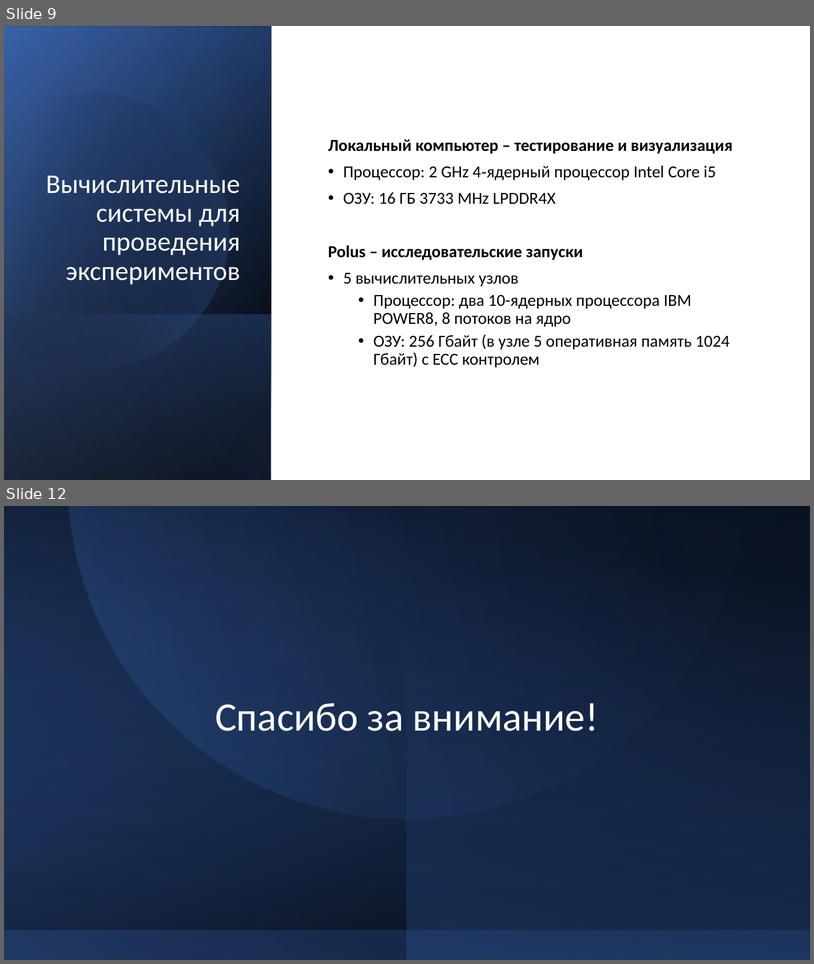
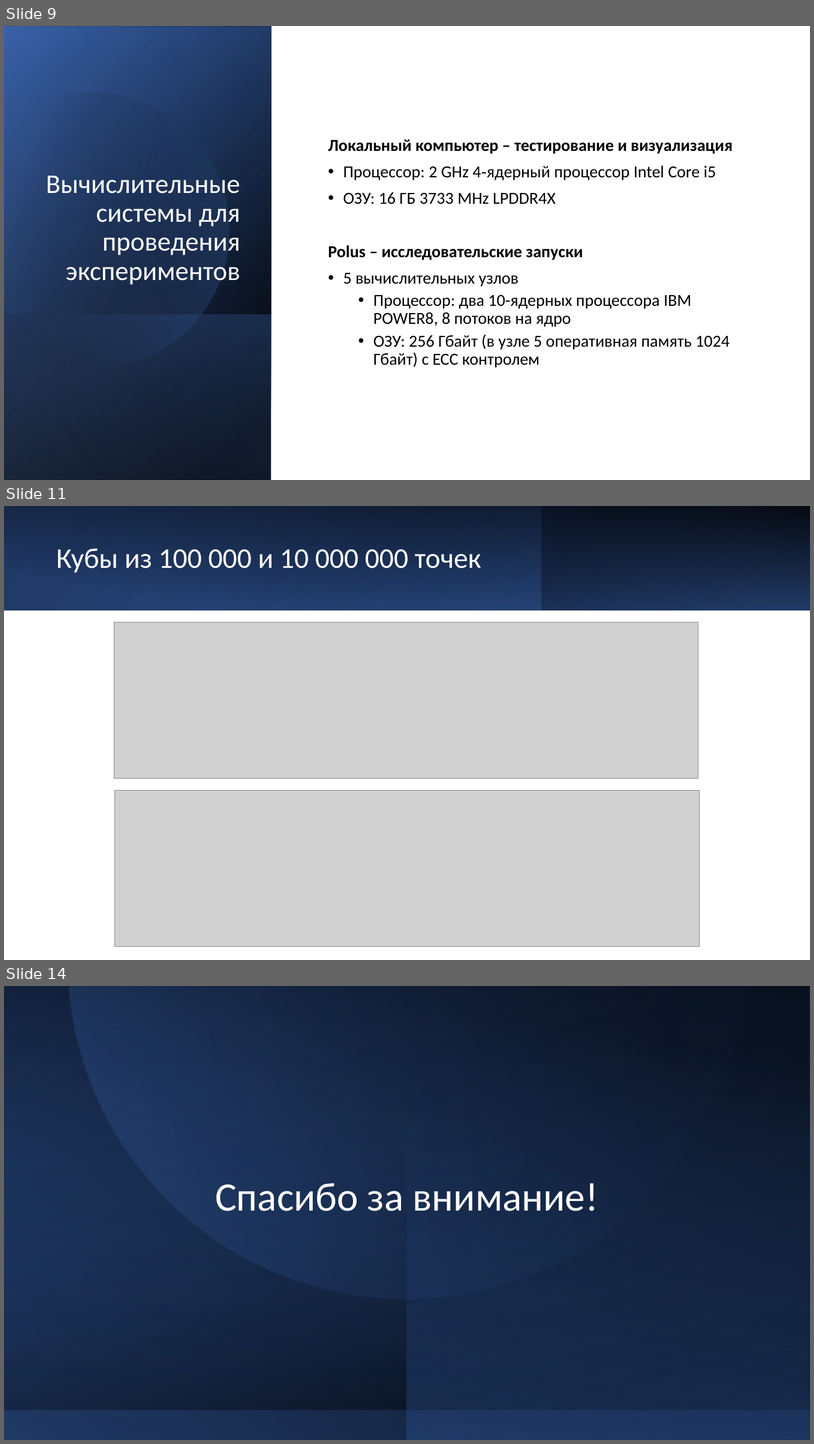
Before and after one commit to Arbuz-Nick/SpecSem, a slide deck: Диплом/Диплом.pptx. Shown one above the other, each under a label of ours: slides 9 and 12 before the commit, slides 9, 11 and 14 after it; the slides between them are not shown. The pictures are 814x964 and 814x1444 pixels, drawn with LibreOffice and Linux fonts; fonts in the diff are those of the drawing; grey boxes stand for pictures. Boxes give left, top, right and bottom in pixels: in the first picture for what was removed or moved away, otherwise in the second. Text is boxed around its words. In the diff, an @@ line names an element or a change of style, - is before the commit and + after.

```diff
--- a/Диплом/Диплом.pptx
+++ b/Диплом/Диплом.pptx
@@ slide 11 added at [4, 506, 810, 960], background #FFFFFF @@
@@ rectangle added at [4, 506, 810, 610], fill gradient #203864 to #2F5597 @@
@@ rectangle added at [4, 507, 810, 610], fill gradient #000000 @@
@@ rectangle added at [257, 506, 542, 610], fill gradient #4472C4 to #203864 @@
@@ rectangle added at [542, 506, 810, 610], fill gradient #203864 to #4472C4 @@
@@ title added at [56, 548, 482, 573], 34 pt, text #FFFFFF @@
+Кубы из 100 000 и 10 000 000 точек
@@ picture added at [114, 622, 699, 779] @@
@@ picture added at [115, 790, 699, 947] @@
@@ what was slide 12 is now slide 14 @@
```
Also in this commit, not shown: 8 slides changed, 1 other slide added, 9 other files.
